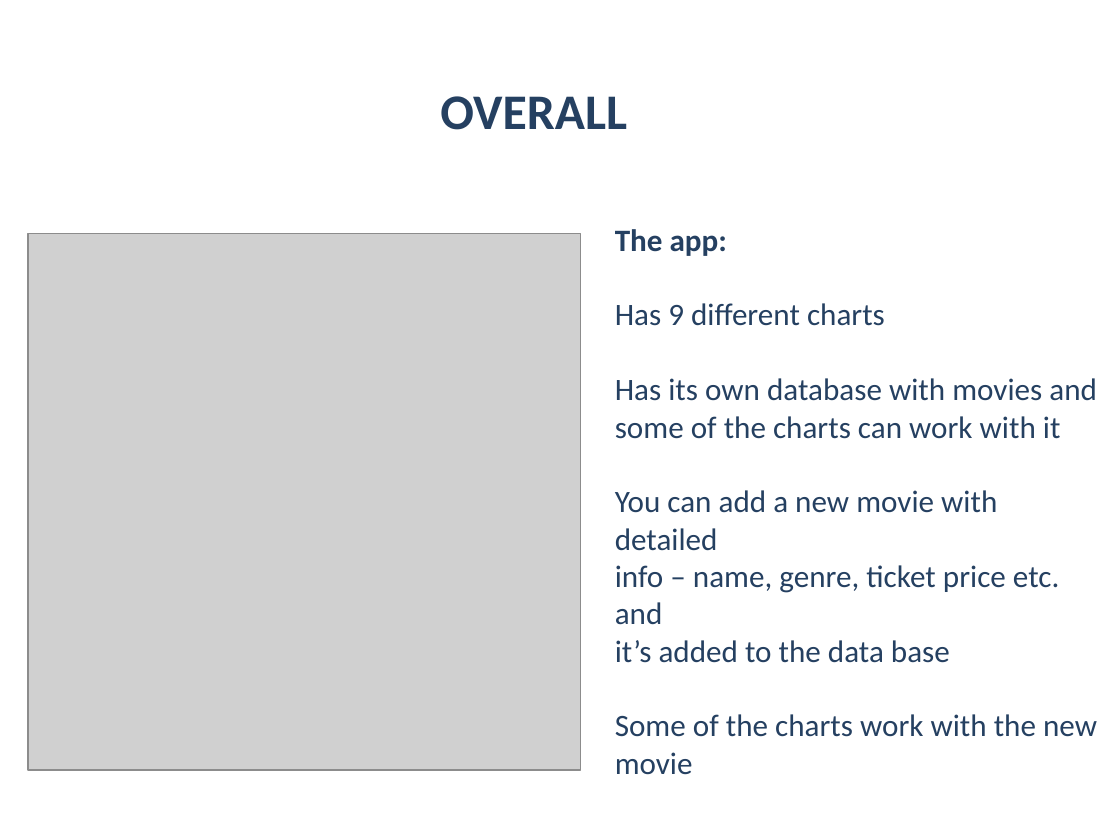
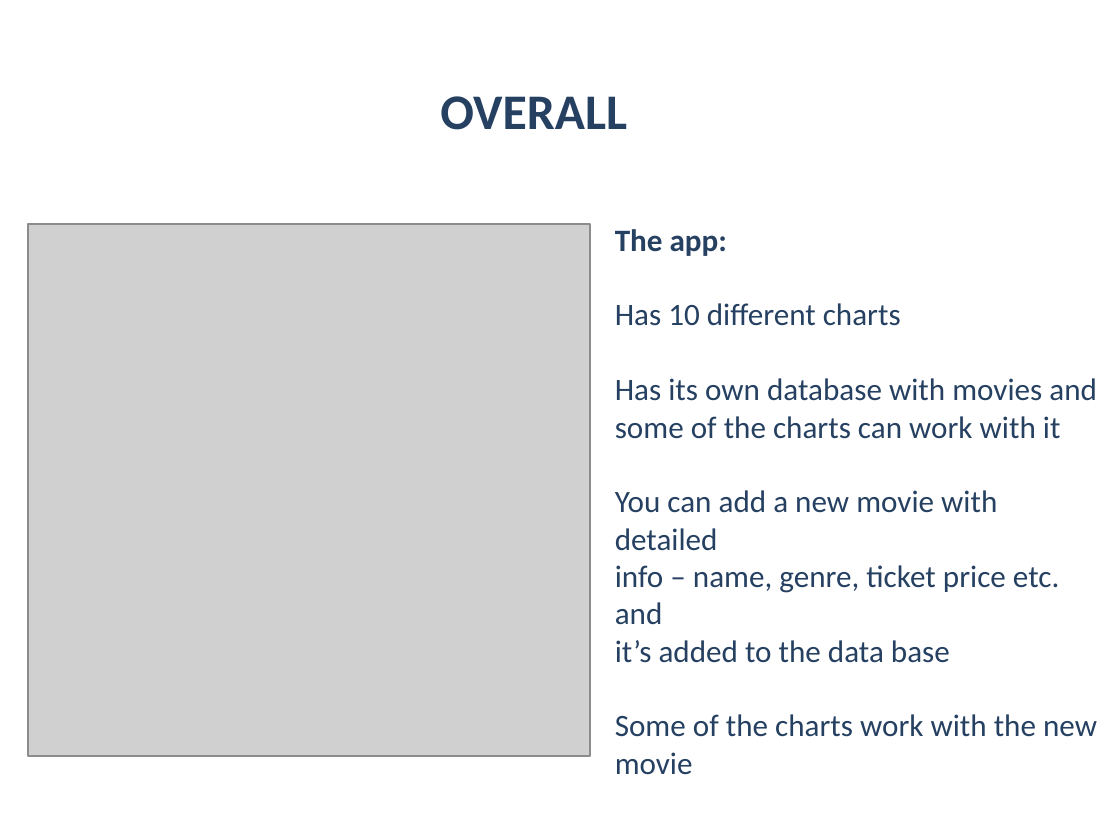
Before and after one commit to Acrelion/JS-Teamwork-Mandarine, a slide deck: slide 4 of Project Documentation/Presentation Mandarine.pptx. Drawn at 1120x840 pixels with LibreOffice and Linux fonts; fonts in the diff are those of the drawing; grey boxes stand for pictures; background and template pictures are left out. Boxes give left, top, right and bottom in pixels: in the first picture for what was removed or moved away, otherwise in the second. Text is boxed around its words. In the diff, an @@ line names an element or a change of style, - is before the commit and + after.

Commit message:
Presentation work

```diff
--- a/Project Documentation/Presentation Mandarine.pptx
+++ b/Project Documentation/Presentation Mandarine.pptx
@@ picture: place and size @@
-picture at box(28, 233, 580, 769)
+picture at box(28, 224, 590, 756)
@@ text at box(615, 303, 901, 326): text changed @@
-Has 9 different charts
+Has 10 different charts
```
Also in this commit, not shown: 1 other slide changed, 2 slides added, 3 slides removed.
